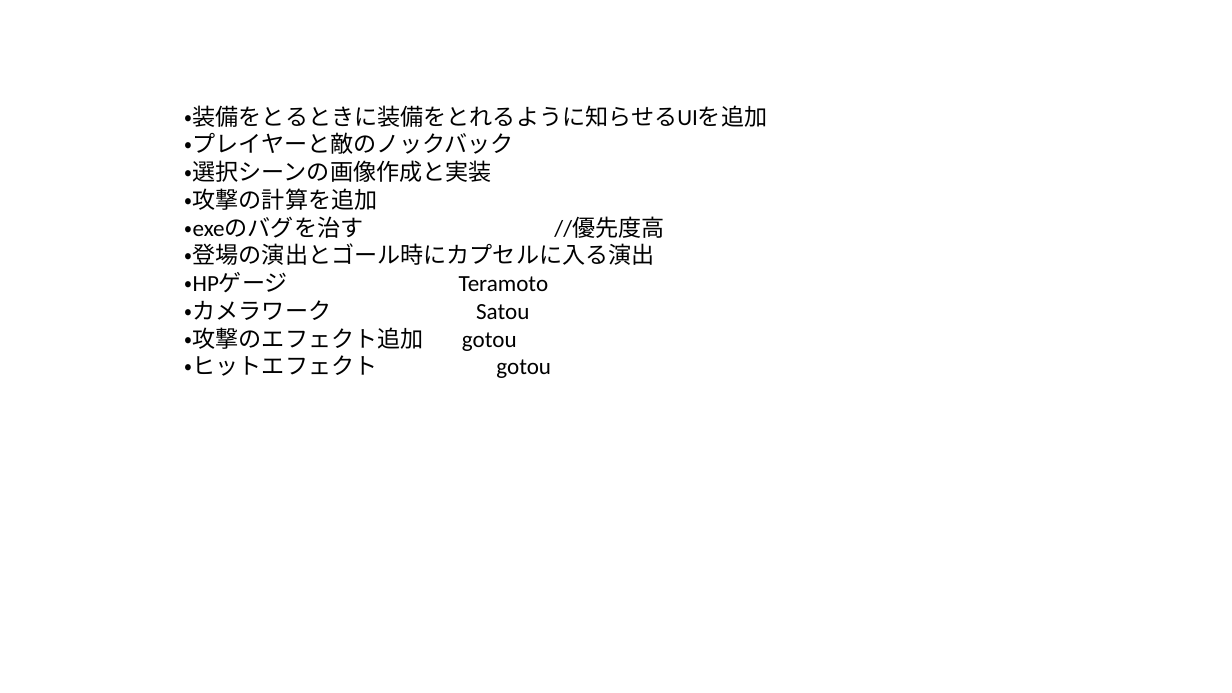
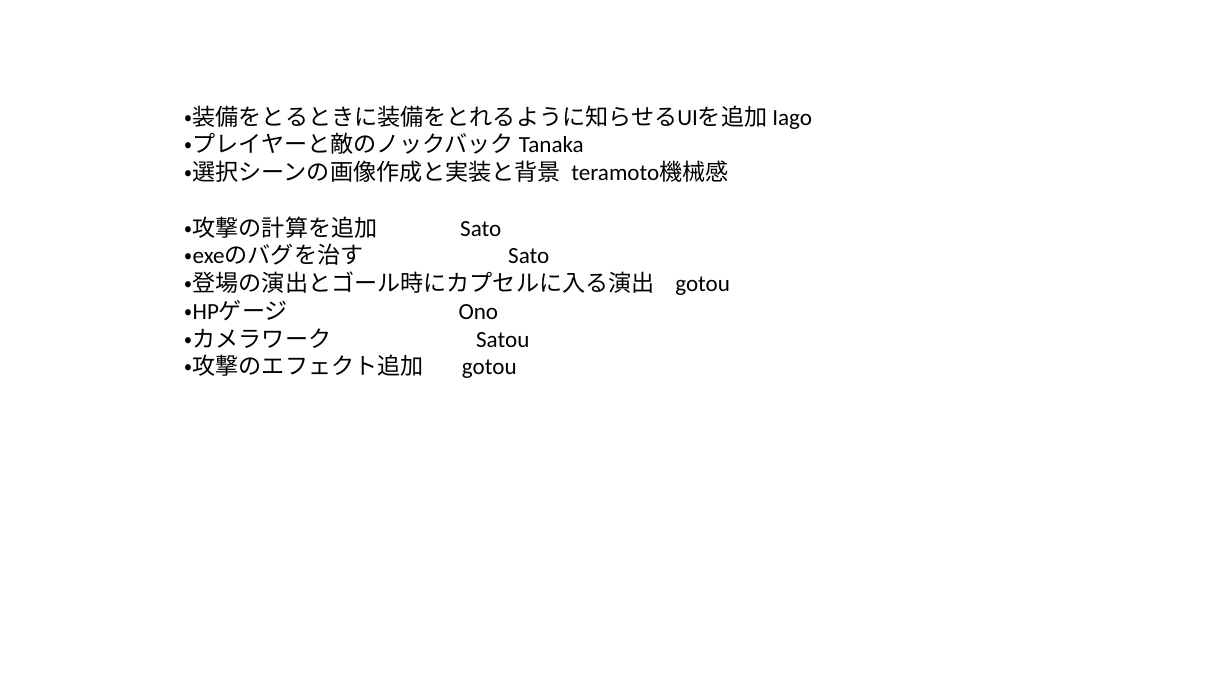
Before and after one commit to SatoMomoya/KakurituSousa, a slide deck: slide 3 of ゴールデンウィーク中の仕事振り分け.pptx. Drawn at 1232x693 pixels with LibreOffice and Linux fonts; fonts in the diff are those of the drawing. Boxes give left, top, right and bottom in pixels: in the first picture for what was removed or moved away, otherwise in the second. Text is boxed around its words. In the diff, an @@ line names an element or a change of style, - is before the commit and + after.

```diff
--- a/ゴールデンウィーク中の仕事振り分け.pptx
+++ b/ゴールデンウィーク中の仕事振り分け.pptx
@@ text at box(185, 105, 812, 320): text changed @@
-・装備をとるときに装備をとれるように知らせるUIを追加
-・プレイヤーと敵のノックバック
-・選択シーンの画像作成と実装
-・攻撃の計算を追加
-・exeのバグを治す //優先度高
-・登場の演出とゴール時にカプセルに入る演出
-・HPゲージ Teramoto
+・装備をとるときに装備をとれるように知らせるUIを追加 Iago
+・プレイヤーと敵のノックバック Tanaka
+・選択シーンの画像作成と実装と背景 teramoto機械感
+・攻撃の計算を追加 Sato
+・exeのバグを治す Sato
+・登場の演出とゴール時にカプセルに入る演出 gotou
+・HPゲージ Ono
@@ text at box(185, 355, 551, 378): paragraph removed @@
-・ヒットエフェクト gotou
```
Also in this commit, not shown: 1 slide added.
